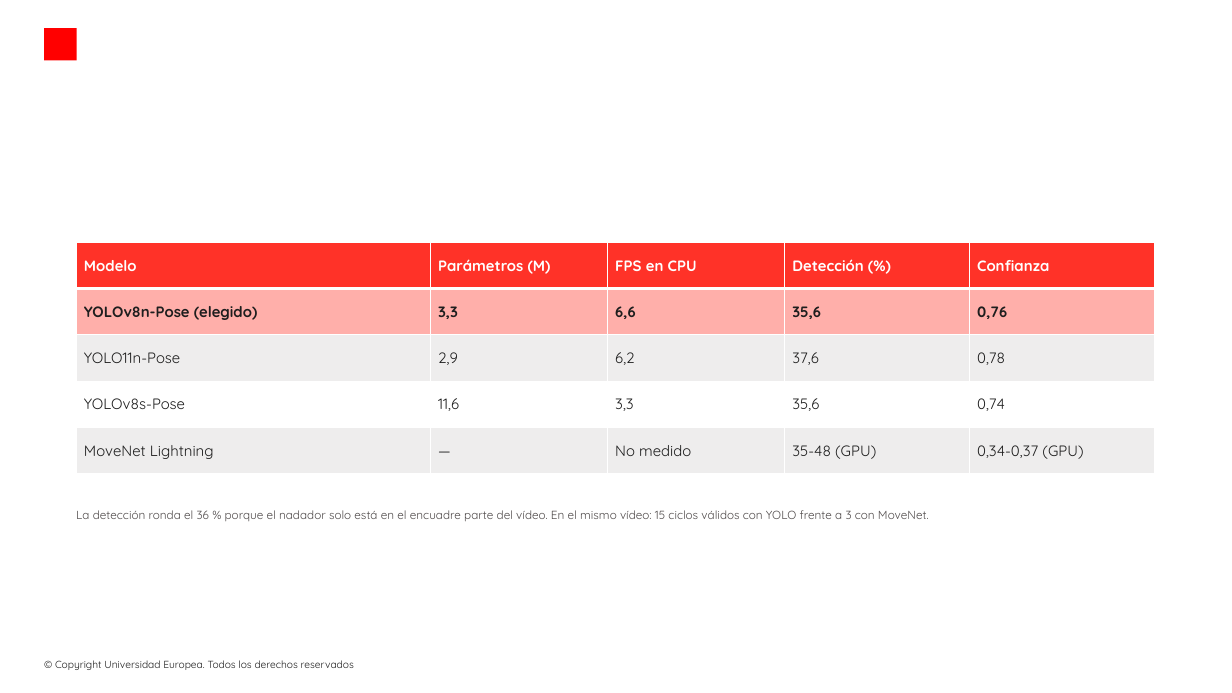
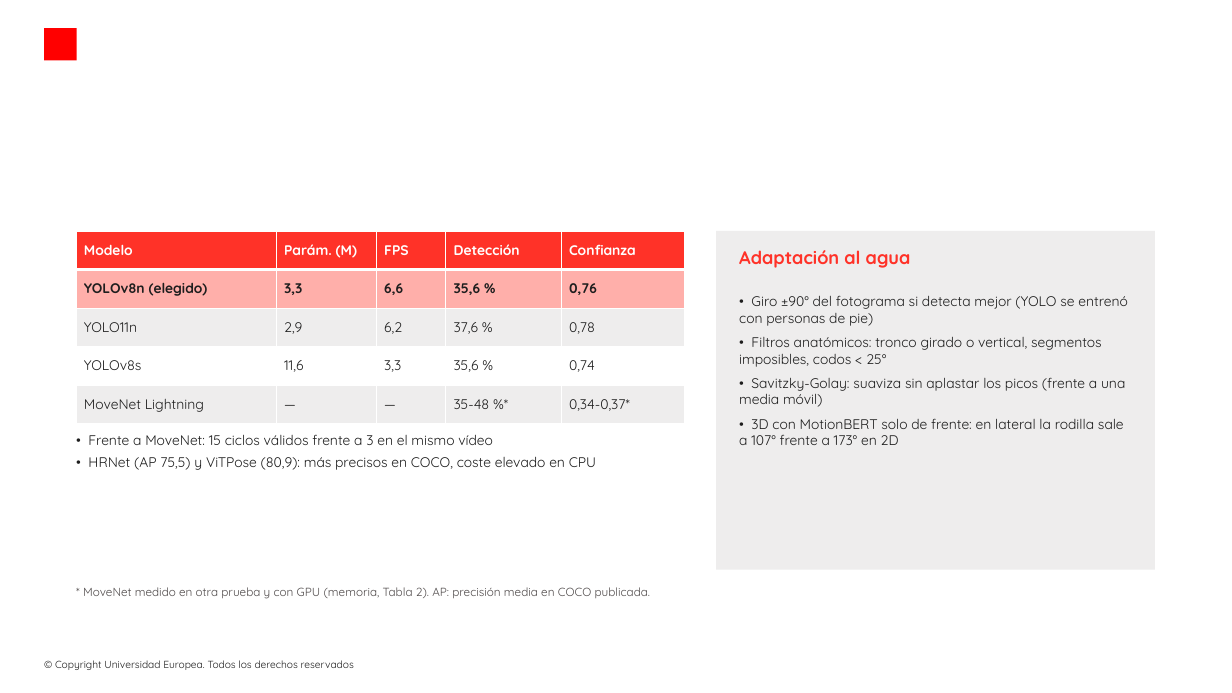
Before and after one commit to modeliana1-rgb/Strokelab, a slide deck: slide 4 of presentacion/StrokeLab_defensa.pptx (slide 27 before the commit). Drawn at 1232x693 pixels with LibreOffice and Linux fonts; fonts in the diff are those of the drawing; background and template pictures are left out. Boxes give left, top, right and bottom in pixels: in the first picture for what was removed or moved away, otherwise in the second. Text is boxed around its words. In the diff, an @@ line names an element or a change of style, - is before the commit and + after.

```diff
--- a/presentacion/StrokeLab_defensa.pptx
+++ b/presentacion/StrokeLab_defensa.pptx
@@ table at (76, 231, 685, 424) @@
-row 1: Modelo | Parámetros (M) | FPS en CPU | Detección (%) | Confianza
+row 1: Modelo | Parám. (M) | FPS | Detección | Confianza
-row 2, column 1: YOLOv8n-Pose (elegido)
+row 2, column 1: YOLOv8n (elegido)
-row 2, column 4: 35,6
+row 2, column 4: 35,6 %
-row 3, column 1: YOLO11n-Pose
+row 3, column 1: YOLO11n
-row 3, column 4: 37,6
+row 3, column 4: 37,6 %
-row 4, column 1: YOLOv8s-Pose
+row 4, column 1: YOLOv8s
-row 4, column 4: 35,6
+row 4, column 4: 35,6 %
-row 5: MoveNet Lightning | — | No medido | 35-48 (GPU) | 0,34-0,37 (GPU)
+row 5: MoveNet Lightning | — | — | 35-48 %* | 0,34-0,37*
@@ size 14 to 13 pt in "Modelo", "Confianza", "3,3", "6,6" and 9 more places @@
@@ table: place and size @@
-table at (76, 243, 1154, 474)
+table at (76, 231, 685, 424)
@@ rectangle added at (716, 231, 1155, 570), fill #EEEDED @@
@@ text added at (739, 250, 911, 268), 17 pt, text #FF3228, bold @@
+Adaptación al agua
@@ text added at (739, 296, 1127, 445), 13 pt, text #1E1E1E @@
+• Giro ±90° del fotograma si detecta mejor (YOLO se entrenó con personas de pie)
+• Filtros anatómicos: tronco girado o vertical, segmentos imposibles, codos < 25°
+• Savitzky-Golay: suaviza sin aplastar los picos (frente a una media móvil)
+• 3D con MotionBERT solo de frente: en lateral la rodilla sale a 107° frente a 173° en 2D
@@ text at (88, 435, 596, 470): text changed; size 11 to 13 pt; text colour #504B4B to #1E1E1E @@
-La detección ronda el 36 % porque el nadador solo está en el encuadre parte del vídeo. En el mismo vídeo: 15 ciclos válidos con YOLO frente a 3 con MoveNet.
+• Frente a MoveNet: 15 ciclos válidos frente a 3 en el mismo vídeo
+• HRNet (AP 75,5) y ViTPose (80,9): más precisos en COCO, coste elevado en CPU
@@ text added at (83, 587, 651, 599), 11 pt, text #504B4B @@
+* MoveNet medido en otra prueba y con GPU (memoria, Tabla 2). AP: precisión media en COCO publicada.
```
Also in this commit, not shown: 3 other slides changed, 4 slides added, 21 slides removed, 3 other files.
